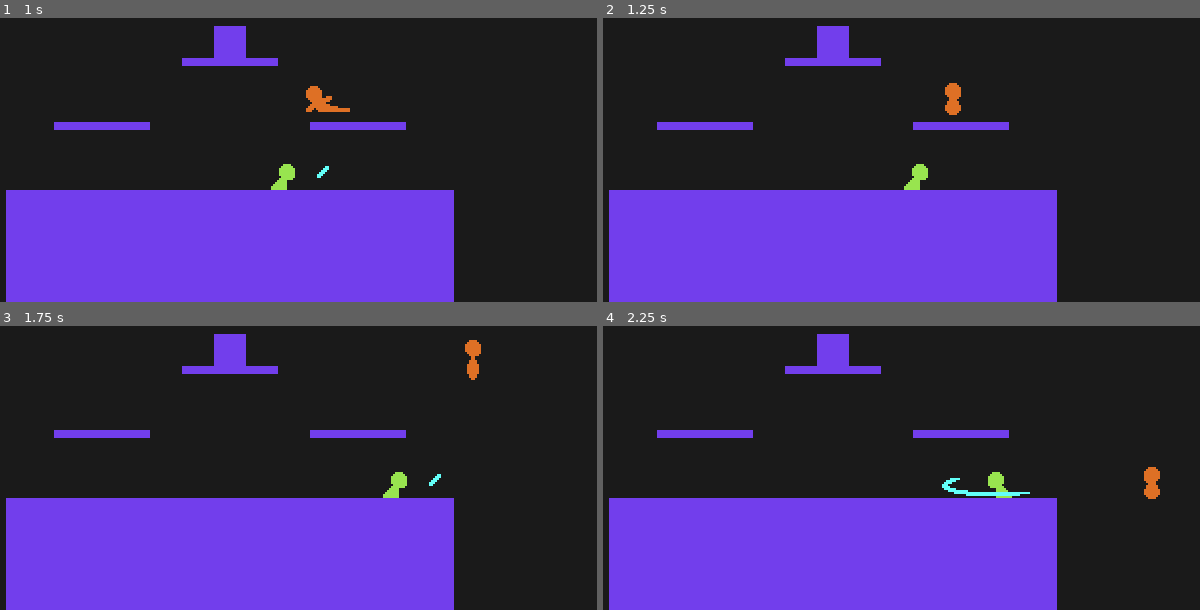
Above: before the commit, frames 1-4 (two rows, left to right).
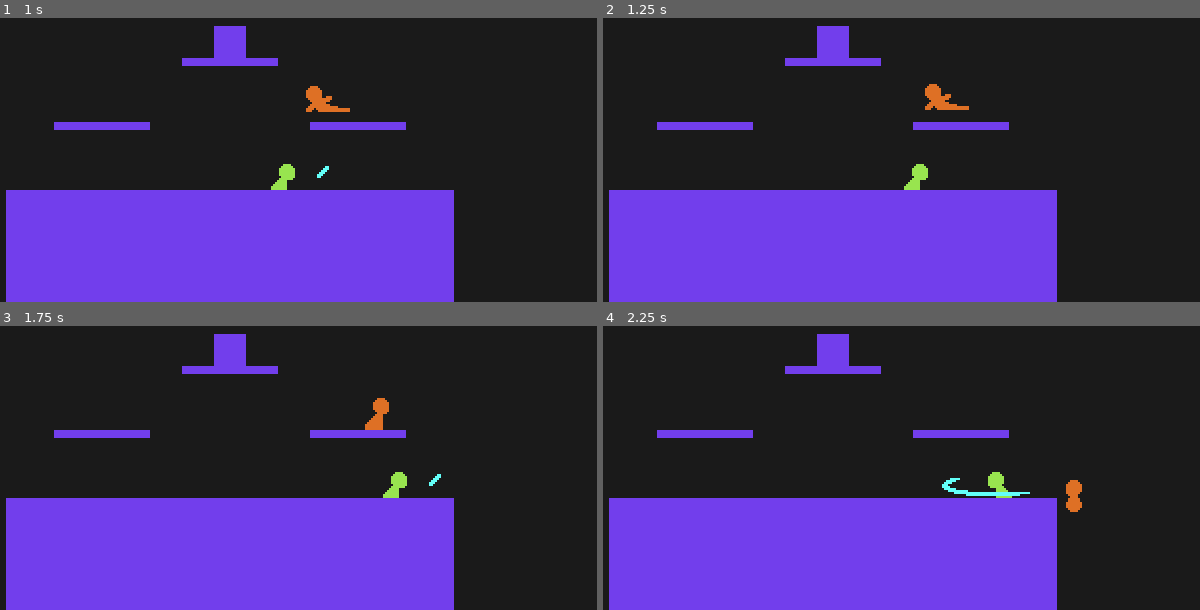
Above: after the commit, the same moments.

Repository: youssefevan/platform-fighter
Game: Godot game, scene res://World.tscn
Two runs of this game, one before a commit and one after it. Both use one fixed random seed, a clock stepped at 60 frames per second and the inputs below.
Inputs:
- Up to frame 1 (1 s): tap Enter at 0.5 s; hold Right (right) from 0.53 s (still down); tap X (attack) at 0.6 s; tap Z (jump) at 0.77 s
- Up to frame 2 (1.25 s): keep holding Right (right)
- Up to frame 3 (1.75 s): keep holding Right (right); tap X (attack) at 1.35 s; tap Z (jump) at 1.52 s
- Up to frame 4 (2.25 s): release Right (right) at 2.03 s; hold Left (left) from 2.03 s (still down); tap X (attack) at 2.1 s

Frame 1 is identical in both runs. In frame 2, 0.4% of the frame differs, in the area x 53-62%, y 22-35%; in frame 3, 0.5%, in the area x 61-81%, y 4-37%; in frame 4, 0.5%.

Commit message:
Updated hitstun modifier

Diff:
--- a/PlatformFighter/Scripts/CharacterBase/States/hitstun.gd
+++ b/PlatformFighter/Scripts/CharacterBase/States/hitstun.gd
@@ -56,7 +56,7 @@
 	#char_base.got_hit = hit
 	kb_direction = kb_dir
 	kb_power = kb_pow
-	hitstun_length = int(round(kb_power * 0.1))
+	hitstun_length = int(round(kb_power * 0.25))
 	damage_percent = d_percent
 	char_base.percentage += damage_percent
 	print(char_base.percentage)
